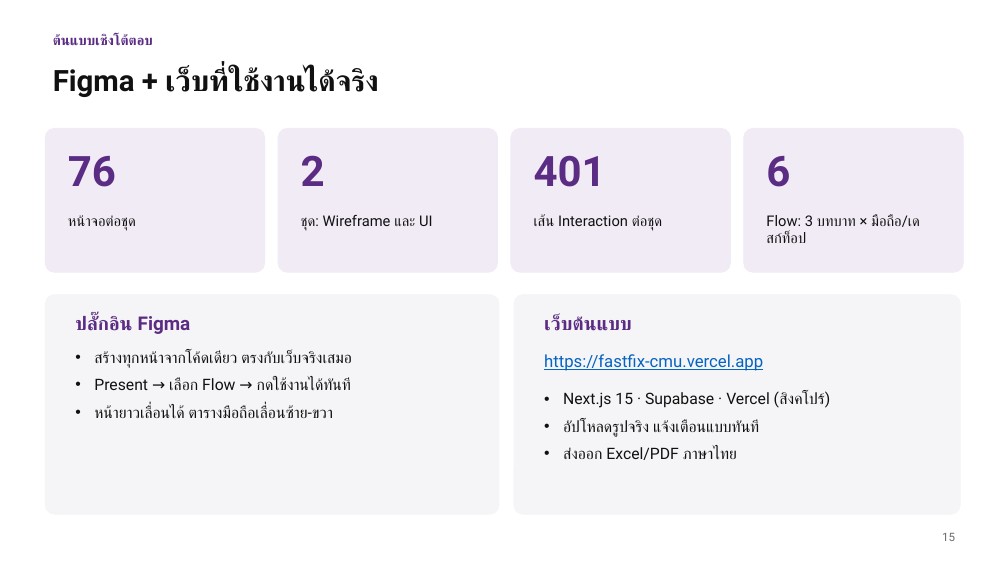
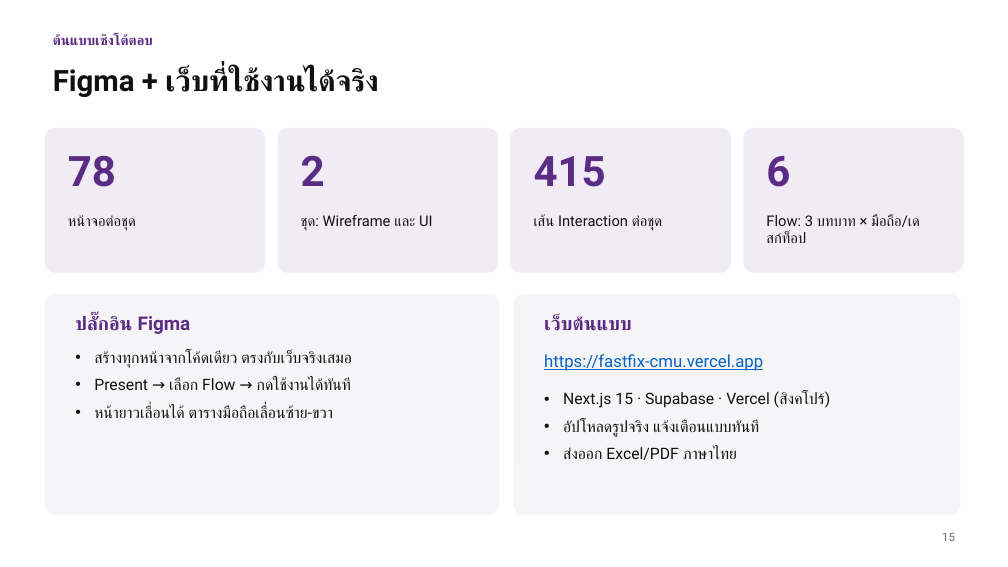
Before and after one commit to Nexzerf/SmartCMUMaintenanceSystem, a slide deck: slide 15 of report/out/สไลด์-ระบบแจ้งซ่อม-มช.pptx. Drawn at 1008x567 pixels with LibreOffice and Linux fonts; fonts in the diff are those of the drawing. Boxes give left, top, right and bottom in pixels: in the first picture for what was removed or moved away, otherwise in the second. Text is boxed around its words. In the diff, an @@ line names an element or a change of style, - is before the commit and + after.

```diff
--- a/report/out/สไลด์-ระบบแจ้งซ่อม-มช.pptx
+++ b/report/out/สไลด์-ระบบแจ้งซ่อม-มช.pptx
@@ text at <box>68,155,116,187</box>: text changed @@
-76
+78
@@ text at <box>534,156,606,187</box>: text changed @@
-401
+415
```
Also in this commit, not shown: 3 other slides changed, 30 other files.
